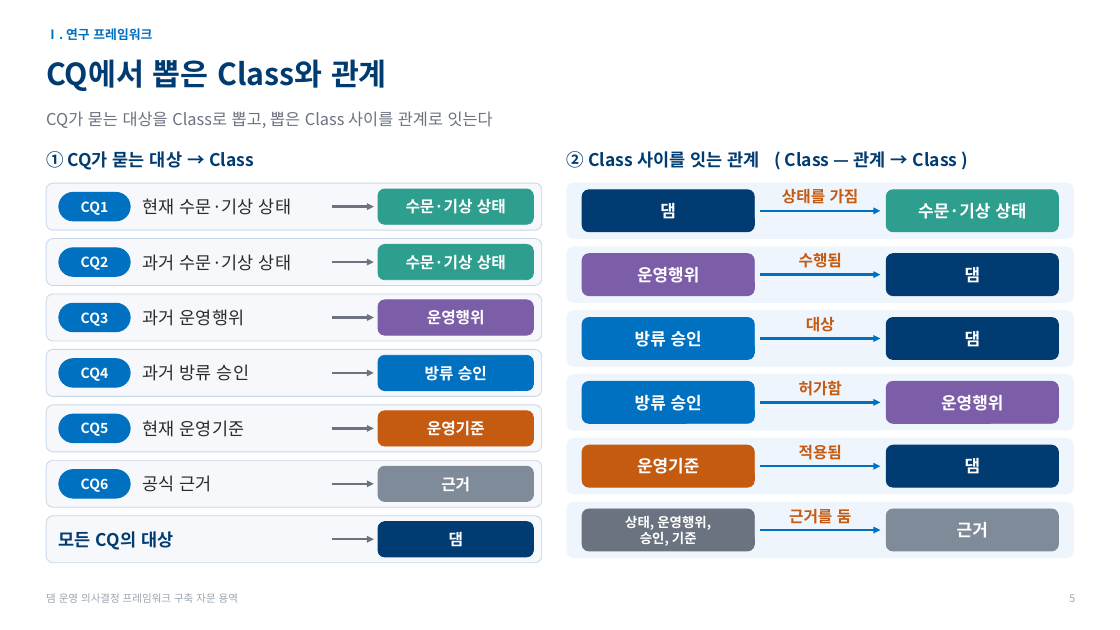
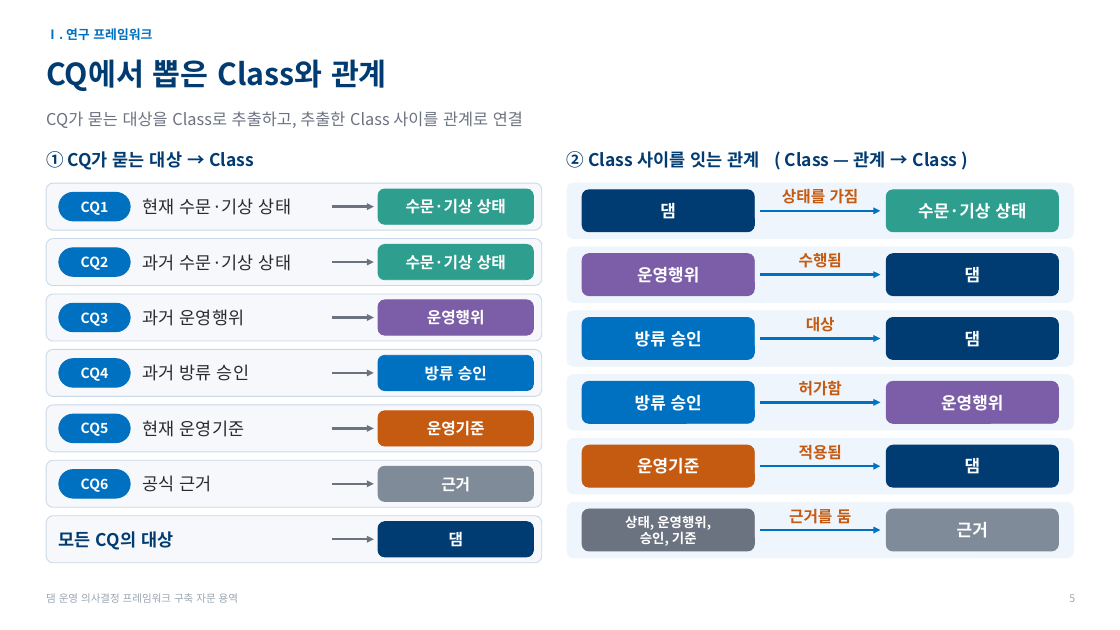
Before and after one commit to mkm1119/KGRAG-LLM, a slide deck: slide 5 of project_khnp/2026.11.26_한강수력본부_발표자료_초안.pptx. Drawn at 1120x630 pixels with LibreOffice and Linux fonts; fonts in the diff are those of the drawing; background and template pictures are left out. Boxes give left, top, right and bottom in pixels: in the first picture for what was removed or moved away, otherwise in the second. Text is boxed around its words. In the diff, an @@ line names an element or a change of style, - is before the commit and + after.

```diff
--- a/project_khnp/2026.11.26_한강수력본부_발표자료_초안.pptx
+++ b/project_khnp/2026.11.26_한강수력본부_발표자료_초안.pptx
@@ text at [46, 111, 523, 128]: text changed @@
-CQ가 묻는 대상을 Class로 뽑고, 뽑은 Class 사이를 관계로 잇는다
+CQ가 묻는 대상을 Class로 추출하고, 추출한 Class 사이를 관계로 연결
```
Also in this commit, not shown: 5 other slides changed, 1 other file.
